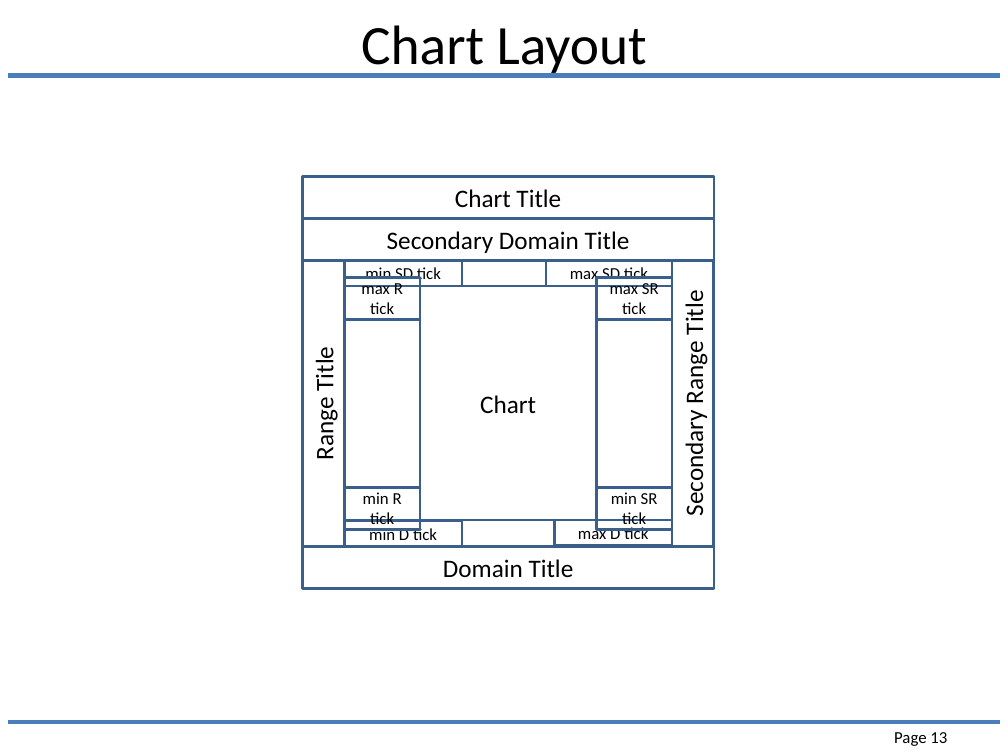
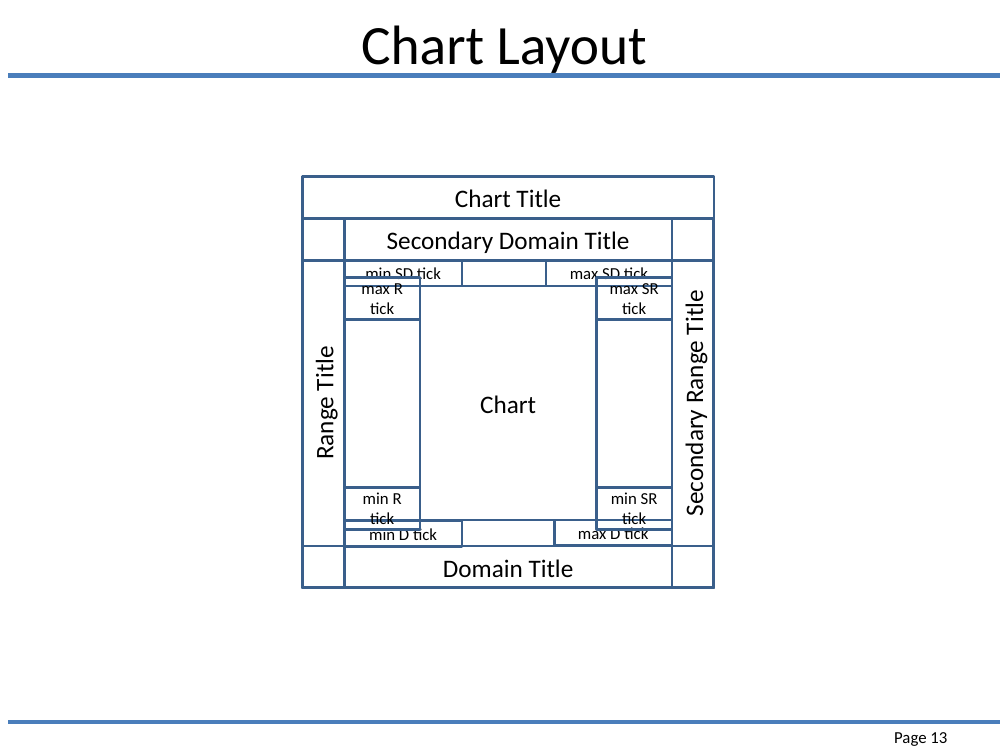
Before and after one commit to joesgordon/gordoza-code, a slide deck: slide 13 of java/JChartLib/docs/ui_framing.pptx. Drawn at 1008x756 pixels with LibreOffice and Linux fonts; fonts in the diff are those of the drawing. Boxes give left, top, right and bottom in pixels: in the first picture for what was removed or moved away, otherwise in the second. Text is boxed around its words. In the diff, an @@ line names an element or a change of style, - is before the commit and + after.

```diff
--- a/java/JChartLib/docs/ui_framing.pptx
+++ b/java/JChartLib/docs/ui_framing.pptx
@@ rectangle "Range Title": place and size @@
-rectangle "Range Title" at (302, 260, 345, 546)
+rectangle "Range Title" at (302, 218, 344, 588)
@@ fill #FFFFFF to none in 4 elements at (302, 219, 714, 261), (302, 546, 714, 589), (302, 218, 344, 588), (672, 218, 714, 588) @@
@@ rectangle "Secondary Range Title": place and size @@
-rectangle "Secondary Range Title" at (672, 260, 715, 546)
+rectangle "Secondary Range Title" at (672, 218, 714, 588)
```
Also in this commit, not shown: 24 other files.
